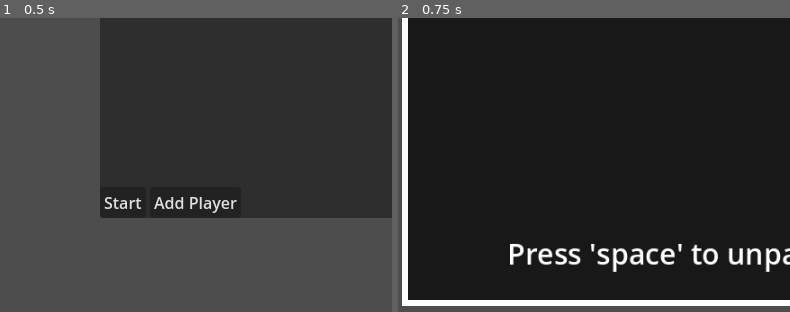
Above: before the commit, frames 1-2 (left to right).
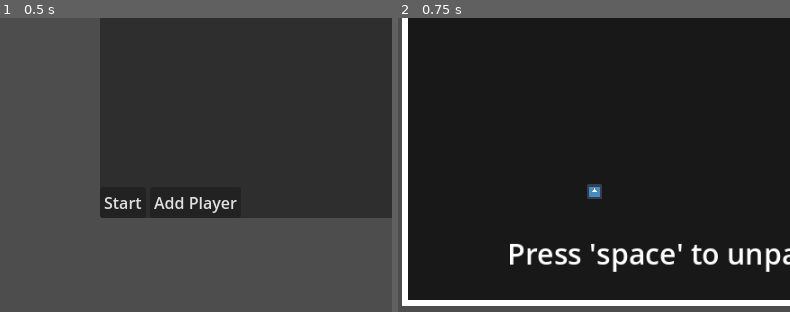
Above: after the commit, the same moments.

Repository: macieka8/kurve-feverish
Game: Godot game, scene res://scenes/main.tscn
Same seed, same stepped clock (60 frames per second), same inputs: the game is played once before the commit and once after it. The engine's default icon, where the game draws it, is replaced by a stand-in: a white triangle on a blue panel in a dark square.
Inputs:
- Up to frame 1 (0.5 s): no input
- Up to frame 2 (0.75 s): click "Start" at 0.5 s
The pictures show only the part of the screen within x 0-50%, y 50-100%; the shares and areas given below are measured in that part.

Frame 1 is identical in both runs. In frame 2, 0.2% of the frame differs, in the area x 48-53%, y 56-62%.

Commit message:
add powerup: move through border

Diff:
--- /dev/null
+++ b/PassThroughWallsBuff.gd
@@ -0,0 +1,12 @@
+extends Buff
+class_name PassThroughWallsBuff
+
+@onready var timer = $Timer
+
+func _ready() -> void:
+	player.pass_through_walls_count += 1
+	timer.timeout.connect(_on_buff_finished)
+
+func _on_buff_finished() -> void:
+	player.pass_through_walls_count -= 1
+	queue_free()
--- /dev/null
+++ b/scenes/Buff/pass_through_walls_buff.tscn
@@ -0,0 +1,7 @@
+[gd_scene load_steps=3 format=3 uid="uid://ci26xtg2ia1nd"]
+
+[ext_resource type="PackedScene" uid="uid://dbgq86kycw8k0" path="res://scenes/Buff/speed_buff.tscn" id="1_w6lev"]
+[ext_resource type="Script" path="res://PassThroughWallsBuff.gd" id="2_d5cg7"]
+
+[node name="pass_through_walls_buff" instance=ExtResource("1_w6lev")]
+script = ExtResource("2_d5cg7")
--- /dev/null
+++ b/scenes/Buff/pickable/pickable_pass_through_walls_buff.tscn
@@ -0,0 +1,7 @@
+[gd_scene load_steps=3 format=3 uid="uid://brfaoi7jlfy5c"]
+
+[ext_resource type="PackedScene" uid="uid://dw84cjyk6a6e0" path="res://scenes/Buff/pickable/pickable_slow_buff.tscn" id="1_7464s"]
+[ext_resource type="PackedScene" uid="uid://ci26xtg2ia1nd" path="res://scenes/Buff/pass_through_walls_buff.tscn" id="2_kkn27"]
+
+[node name="pickable_pass_through_walls_buff" instance=ExtResource("1_7464s")]
+buff = ExtResource("2_kkn27")
--- a/scenes/game.tscn
+++ b/scenes/game.tscn
@@ -11,6 +11,7 @@
 [ext_resource type="PackedScene" uid="uid://bwtrh1qf742s" path="res://scenes/Buff/pickable/pickable_increase_thickness_buff.tscn" id="7_q310p"]
 [ext_resource type="PackedScene" uid="uid://cacvpbj81qjbw" path="res://scenes/Buff/pickable/pickable_speed_buff.tscn" id="7_u4tj2"]
 [ext_resource type="PackedScene" uid="uid://cg5il013e8b08" path="res://scenes/Buff/pickable/pickable_reverse_controls_buff.tscn" id="7_yhny3"]
+[ext_resource type="PackedScene" uid="uid://brfaoi7jlfy5c" path="res://scenes/Buff/pickable/pickable_pass_through_walls_buff.tscn" id="8_426hv"]
 [ext_resource type="PackedScene" uid="uid://l00um3lbw5e4" path="res://scenes/Buff/pickable/pickable_decrease_thickness_buff.tscn" id="8_y5e5f"]
 
 [node name="Game" type="Node2D"]
@@ -18,7 +19,7 @@
 
 [node name="buff_spawner" type="Node" parent="." groups=["gameplay"]]
 script = ExtResource("2_b4fri")
-pickable_buffs = Array[PackedScene]([ExtResource("8_y5e5f"), ExtResource("7_q310p"), ExtResource("7_yhny3"), ExtResource("6_veg4o"), ExtResource("7_u4tj2")])
+pickable_buffs = Array[PackedScene]([ExtResource("8_y5e5f"), ExtResource("7_q310p"), ExtResource("7_yhny3"), ExtResource("6_veg4o"), ExtResource("7_u4tj2"), ExtResource("8_426hv")])
 
 [node name="buff_spawn_timer" type="Timer" parent="buff_spawner"]
 wait_time = 5.0
@@ -88,4 +89,7 @@
 size_flags_vertical = 3
 script = ExtResource("6_ep8ie")
 
+[node name="pickable_pass_through_walls_buff" parent="." instance=ExtResource("8_426hv")]
+position = Vector2(-106, 193)
+
 [connection signal="round_ended" from="." to="buff_spawner" method="_on_game_round_ended"]
--- a/scripts/player.gd
+++ b/scripts/player.gd
@@ -6,17 +6,19 @@
 @export var speed: float = 100.0
 @export var rotate_speed: float = 4.0
 @export var thickness: float = 10.0
+
 var trail_scene = preload("res://scenes/trail_body.tscn")
-@onready var game_start_trail_timer: Timer = $GameStartTrailTimer
-@onready var periodic_trail_timer: Timer = $PeriodicTrailTimer
-@onready var pause_trail_timer: Timer = $PauseTrailTimer
-@onready var collider = $CollisionShape2D
-
 var player_data: PlayerData
 var player_id: int
 var prev_position: Vector2 = Vector2.ZERO
 var prev_trail
 var reverse_controls_count: int
+var pass_through_walls_count: int
+
+@onready var game_start_trail_timer: Timer = $GameStartTrailTimer
+@onready var periodic_trail_timer: Timer = $PeriodicTrailTimer
+@onready var pause_trail_timer: Timer = $PauseTrailTimer
+@onready var collider = $CollisionShape2D
 
 func _ready() -> void:
 	add_to_group("gameplay")
@@ -51,13 +53,25 @@
 		trail.add_to_group("trail")
 		get_parent().add_child(trail)
 
+	prev_trail = current_trail
 	_check_border_collision()
-	prev_trail = current_trail
 
 func _check_border_collision() -> void:
 	var b_pos := 315.0
 	if position.x > b_pos || position.x < -b_pos || position.y > b_pos || position.y < -b_pos:
-		_handle_collision()
+		if pass_through_walls_count == 0:
+			_handle_collision()
+		else:
+			if position.x > b_pos:
+				position = Vector2(-b_pos + 0.01, position.y)
+			elif position.x < -b_pos:
+				position = Vector2(b_pos - 0.01, position.y)
+			if position.y > b_pos:
+				position = Vector2(position.x, -b_pos + 0.01)
+			elif position.y < -b_pos:
+				position = Vector2(position.x, b_pos - 0.01)
+			prev_trail = null
+
 
 func _get_trail_positions():
 	var rot = get_transform().get_rotation()
Not shown: 1 places in scenes/game.tscn that only renumber resources
